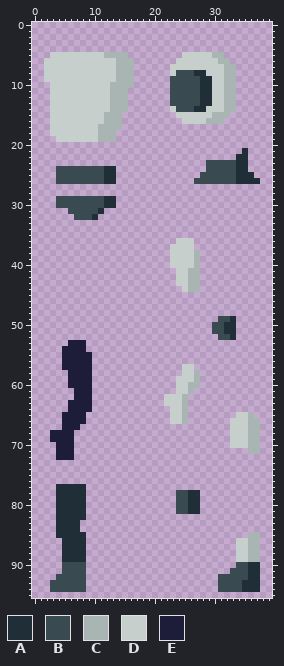
File history of a sprite sheet, assets/images/player/player_body_parts.png. Above is the file before it was changed.
The file is 40x96 pixels.
Palette (. is transparent): A #202e37  B #394a50  C #a8b5b2  D #c7cfcc  E #1e1d39
Pixels before (only the part around the change), first column x 15:
32 .........................
33 .........................
34 .........................
35 .........................
36 .........DDD.............
37 ........DDDD.............
38 ........DDDDC............
39 ........DDDDC............
40 ........DDDDC............
41 .........DDCC............
42 .........DDCC............
43 .........DDCC............
44 ..........DCC............
45 .........................
46 .........................
47 .........................
48 .........................
49 ................BBA......
50 ...............BBAA......
51 ...............BBAA......
52 ................BBA......
53 .........................
54 .........................
55 .........................
56 .........................
57 ..........DD.............
58 ..........DDC............
59 .........DDDC............
60 .........DDCC............
61 .........DDC.............
62 .......DDDC..............
63 .......DDDC..............
64 ........DDC..............
65 ........DDC........DDC...
66 ........DDC.......DDDCC..
67 ..................DDDCC..
68 ..................DDDCC..
69 ..................DDDCC..
70 ..................DDDCC..
71 .....................CC..
72 .........................
73 .........................
74 .........................
75 .........................
76 .........................
77 .........................
78 .........BBAA............
79 .........BBAA............
80 .........BBAA............
81 .........BBAA............
82 .........................
83 .........................
84 .........................
85 .....................CC..
86 ...................DDCC..
87 ...................DDCC..
88 ...................DDCC..
89 ...................DDCC..
90 ...................BBAA..
91 ..................BBBAA..
92 ................BBBBBAA..
93 ................BBBBAAA..
94 ................BBBBAAA..
After:
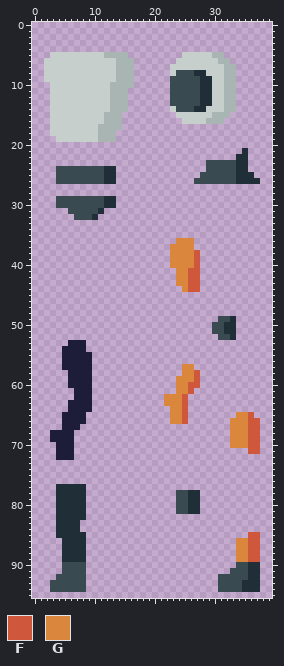
Colours new in this view: F #cf573b  G #da863d
From old to new:
Changed rows in their new state; - is an unchanged pixel.
first column x 23:
36 -GGG-
37 GGGG-
38 GGGGF
39 GGGGF
40 GGGGF
41 -GGFF
42 -GGFF
43 -GGFF
44 --GFF
first column x 22:
57 ---GG-----------
58 ---GGF----------
59 --GGGF----------
60 --GGFF----------
61 --GGF-----------
62 GGGF------------
63 GGGF------------
64 -GGF------------
65 -GGF--------GGF-
66 -GGF-------GGGFF
67 -----------GGGFF
68 -----------GGGFF
69 -----------GGGFF
70 -----------GGGFF
71 --------------FF
first column x 34:
85 --FF
86 GGFF
87 GGFF
88 GGFF
89 GGFF
